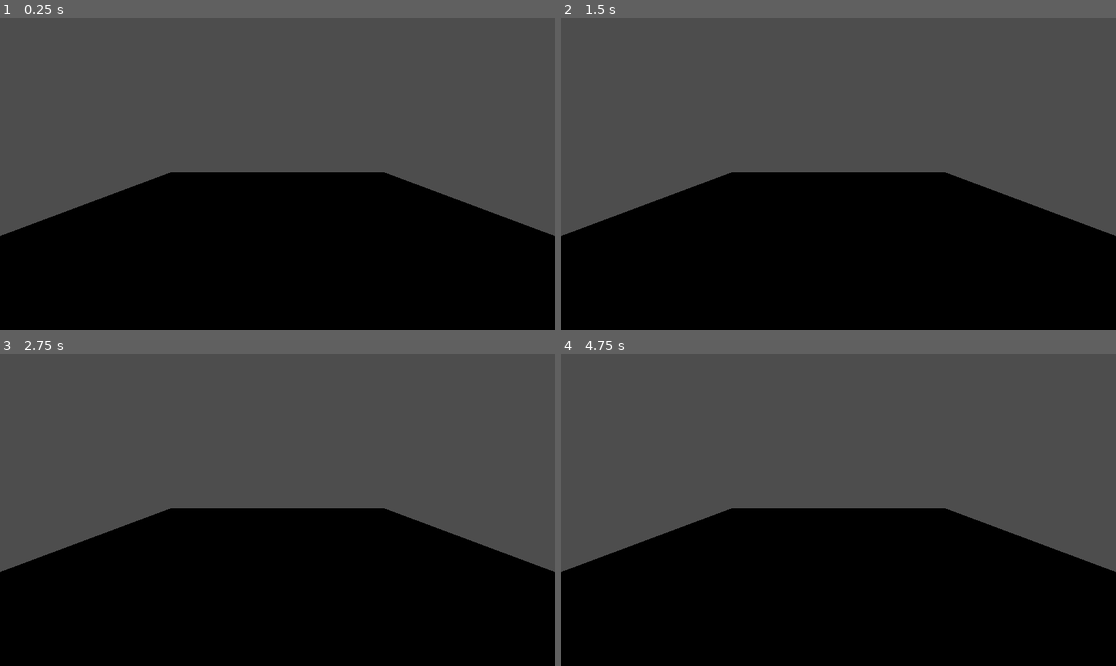
Above: before the commit, frames 1-4 (two rows, left to right).
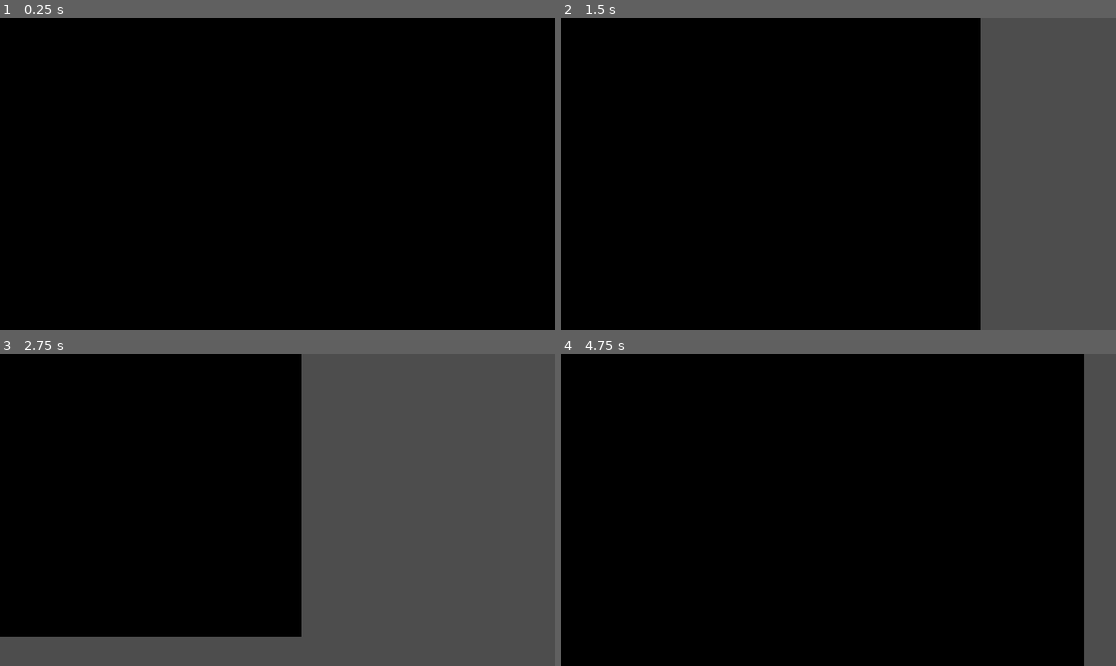
Above: after the commit, the same moments.

Repository: Sangsterj/detonation-destination
Game: Godot game, scene res://main.tscn
Same seed, same stepped clock (60 frames per second), same inputs: the game is played once before the commit and once after it.
Inputs:
- Up to frame 1 (0.25 s): no input
- Up to frame 2 (1.5 s): tap Enter at 0.5 s; hold D (right, bound only after the commit) 0.53-1.28 s; hold S (back, bound only after the commit) from 1.28 s (still down)
- Up to frame 3 (2.75 s): release S (back, bound only after the commit) at 2.03 s; hold D (right, bound only after the commit) from 2.03 s (still down)
- Up to frame 4 (4.75 s): release D (right, bound only after the commit) at 2.78 s; hold W (forward, bound only after the commit) 2.78-3.53 s; hold A (left, bound only after the commit) from 3.53 s (still down)

The runs differ from the first frame. In frame 1, 56% of the frame differs, in the area x 0-100%, y 0-70%; in frame 2, 50%; in frame 3, 55%; in frame 4, 54%.

Commit message:
Added camera movement

Diff:
--- a/level_select.tscn
+++ b/level_select.tscn
@@ -21,4 +21,3 @@
 size = Vector3(20, 1, 20)
 
 [node name="Player" parent="." instance=ExtResource("3_evnjy")]
-transform = Transform3D(1, 0, 0, 0, 0.966399, 0.257048, 0, -0.257048, 0.966399, 0, 4.10408, 4.09264)
--- /dev/null
+++ b/player.gd
@@ -0,0 +1,75 @@
+extends Node3D
+var Player_rotation
+
+# Called when the node enters the scene tree for the first time.
+func _ready() -> void:
+	pass # Replace with function body.
+
+
+# Called every frame. 'delta' is the elapsed time since the previous frame.
+func _process(delta: float) -> void:
+	Player_rotation = $Player.rotation.y
+	print(Player_rotation)
+	if Input.is_action_pressed("left"):
+		if Player_rotation <= PI/4 and Player_rotation >= -PI/4:
+			$Player.position.x -= .1
+
+		if Player_rotation <= 3*PI/4 and Player_rotation > PI/4:
+			$Player.position.z += .1
+
+		if Player_rotation <= PI and Player_rotation > 3*PI/4 or Player_rotation >= -PI and Player_rotation < -3*PI/4 :
+			$Player.position.x += .1
+
+		if Player_rotation >= -3*PI/4 and Player_rotation < -1*PI/4:
+			$Player.position.z -= .1
+
+	if Input.is_action_pressed("right"):
+		if Player_rotation <= PI/4 and Player_rotation >= -PI/4:
+			$Player.position.x += .1
+
+		if Player_rotation <= 3*PI/4 and Player_rotation > PI/4:
+			$Player.position.z -= .1
+
+		if Player_rotation <= PI and Player_rotation > 3*PI/4 or Player_rotation >= -PI and Player_rotation < -3*PI/4 :
+			$Player.position.x -= .1
+
+		if Player_rotation >= -3*PI/4 and Player_rotation < -1*PI/4:
+			$Player.position.z += .1
+
+	if Input.is_action_pressed("forward"):
+		if Player_rotation <= PI/4 and Player_rotation >= -PI/4:
+			$Player.position.z -= .1
+
+		if Player_rotation <= 3*PI/4 and Player_rotation > PI/4:
+			$Player.position.x -= .1
+
+		if Player_rotation <= PI and Player_rotation > 3*PI/4 or Player_rotation >= -PI and Player_rotation < -3*PI/4 :
+			$Player.position.z += .1
+
+		if Player_rotation >= -3*PI/4 and Player_rotation < -1*PI/4:
+			$Player.position.x += .1
+
+	if Input.is_action_pressed("back"):
+		if Player_rotation <= PI/4 and Player_rotation >= -PI/4:
+			$Player.position.z += .1
+
+		if Player_rotation <= 3*PI/4 and Player_rotation > PI/4:
+			$Player.position.x += .1
+
+		if Player_rotation <= PI and Player_rotation > 3*PI/4 or Player_rotation >= -PI and Player_rotation < -3*PI/4 :
+			$Player.position.z -= .1
+
+		if Player_rotation >= -3*PI/4 and Player_rotation < -1*PI/4:
+			$Player.position.x -= .1
+
+	if Input.is_action_pressed("up"):
+			$Player.position.y += .1
+
+	if Input.is_action_pressed("down"):
+		$Player.position.y -= .1
+
+	if Input.is_action_pressed("rotate_left"):
+		$Player.rotate_y(.05)
+
+	if Input.is_action_pressed("rotate_right"):
+		$Player.rotate_y(-.05)
--- a/player.tscn
+++ b/player.tscn
@@ -1,5 +1,11 @@
-[gd_scene format=3 uid="uid://osf177nbs8es"]
+[gd_scene load_steps=2 format=3 uid="uid://osf177nbs8es"]
 
-[node name="Player" type="Camera3D"]
-transform = Transform3D(1, 0, 0, 0, 0.817155, 0.576418, 0, -0.576418, 0.817155, 0, 5.70051, 0)
+[ext_resource type="Script" path="res://player.gd" id="1_5tn1c"]
+
+[node name="Node3D" type="Node3D"]
+transform = Transform3D(1, 0, 0, 0, 0.707107, 0.707107, 0, -0.707107, 0.707107, 0, 5.70051, 0)
+script = ExtResource("1_5tn1c")
+
+[node name="Player" type="Camera3D" parent="."]
+transform = Transform3D(1, 0, 0, 0, 0.707107, 0.707107, 0, -0.707107, 0.707107, 0, 0, 0)
 fov = 90.0
--- a/project.godot
+++ b/project.godot
@@ -15,6 +15,59 @@
 config/features=PackedStringArray("4.3", "GL Compatibility")
 config/icon="res://icon.svg"
 
+[input]
+
+left={
+"deadzone": 0.5,
+"events": [Object(InputEventKey,"resource_local_to_scene":false,"resource_name":"","device":-1,"window_id":0,"alt_pressed":false,"shift_pressed":false,"ctrl_pressed":false,"meta_pressed":false,"pressed":false,"keycode":0,"physical_keycode":65,"key_label":0,"unicode":97,"location":0,"echo":false,"script":null)
+]
+}
+right={
+"deadzone": 0.5,
+"events": [Object(InputEventKey,"resource_local_to_scene":false,"resource_name":"","device":-1,"window_id":0,"alt_pressed":false,"shift_pressed":false,"ctrl_pressed":false,"meta_pressed":false,"pressed":false,"keycode":0,"physical_keycode":68,"key_label":0,"unicode":100,"location":0,"echo":false,"script":null)
+]
+}
+up={
+"deadzone": 0.5,
+"events": [Object(InputEventKey,"resource_local_to_scene":false,"resource_name":"","device":-1,"window_id":0,"alt_pressed":false,"shift_pressed":false,"ctrl_pressed":false,"meta_pressed":false,"pressed":false,"keycode":0,"physical_keycode":32,"key_label":0,"unicode":32,"location":0,"echo":false,"script":null)
+]
+}
+down={
+"deadzone": 0.5,
+"events": [Object(InputEventKey,"resource_local_to_scene":false,"resource_name":"","device":-1,"window_id":0,"alt_pressed":false,"shift_pressed":false,"ctrl_pressed":false,"meta_pressed":false,"pressed":false,"keycode":0,"physical_keycode":4194325,"key_label":0,"unicode":0,"location":0,"echo":false,"script":null)
+]
+}
+rotate_left={
+"deadzone": 0.5,
+"events": [Object(InputEventKey,"resource_local_to_scene":false,"resource_name":"","device":-1,"window_id":0,"alt_pressed":false,"shift_pressed":false,"ctrl_pressed":false,"meta_pressed":false,"pressed":false,"keycode":0,"physical_keycode":4194319,"key_label":0,"unicode":0,"location":0,"echo":false,"script":null)
+]
+}
+rotate_right={
+"deadzone": 0.5,
+"events": [Object(InputEventKey,"resource_local_to_scene":false,"resource_name":"","device":-1,"window_id":0,"alt_pressed":false,"shift_pressed":false,"ctrl_pressed":false,"meta_pressed":false,"pressed":false,"keycode":0,"physical_keycode":4194321,"key_label":0,"unicode":0,"location":0,"echo":false,"script":null)
+]
+}
+rotate_up={
+"deadzone": 0.5,
+"events": [Object(InputEventKey,"resource_local_to_scene":false,"resource_name":"","device":-1,"window_id":0,"alt_pressed":false,"shift_pressed":false,"ctrl_pressed":false,"meta_pressed":false,"pressed":false,"keycode":0,"physical_keycode":4194320,"key_label":0,"unicode":0,"location":0,"echo":false,"script":null)
+]
+}
+rotate_down={
+"deadzone": 0.5,
+"events": [Object(InputEventKey,"resource_local_to_scene":false,"resource_name":"","device":-1,"window_id":0,"alt_pressed":false,"shift_pressed":false,"ctrl_pressed":false,"meta_pressed":false,"pressed":false,"keycode":0,"physical_keycode":4194322,"key_label":0,"unicode":0,"location":0,"echo":false,"script":null)
+]
+}
+forward={
+"deadzone": 0.5,
+"events": [Object(InputEventKey,"resource_local_to_scene":false,"resource_name":"","device":-1,"window_id":0,"alt_pressed":false,"shift_pressed":false,"ctrl_pressed":false,"meta_pressed":false,"pressed":false,"keycode":0,"physical_keycode":87,"key_label":0,"unicode":119,"location":0,"echo":false,"script":null)
+]
+}
+back={
+"deadzone": 0.5,
+"events": [Object(InputEventKey,"resource_local_to_scene":false,"resource_name":"","device":-1,"window_id":0,"alt_pressed":false,"shift_pressed":false,"ctrl_pressed":false,"meta_pressed":false,"pressed":false,"keycode":0,"physical_keycode":83,"key_label":0,"unicode":115,"location":0,"echo":false,"script":null)
+]
+}
+
 [rendering]
 
 renderer/rendering_method="gl_compatibility"
